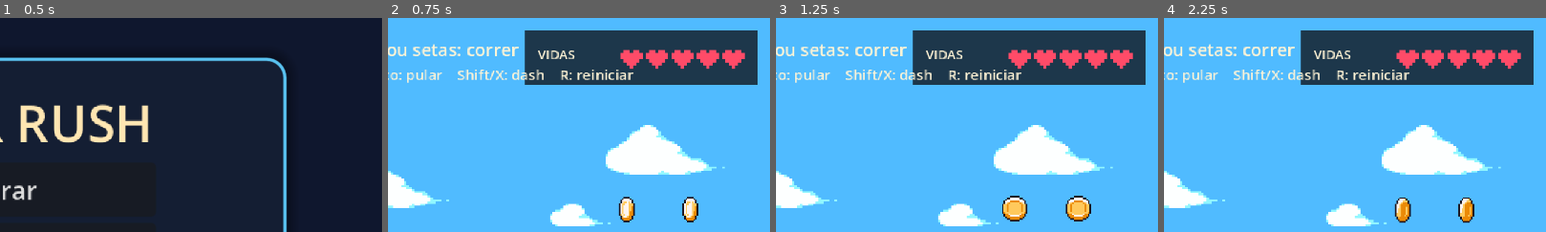
Above: before the commit, frames 1-4 (left to right).
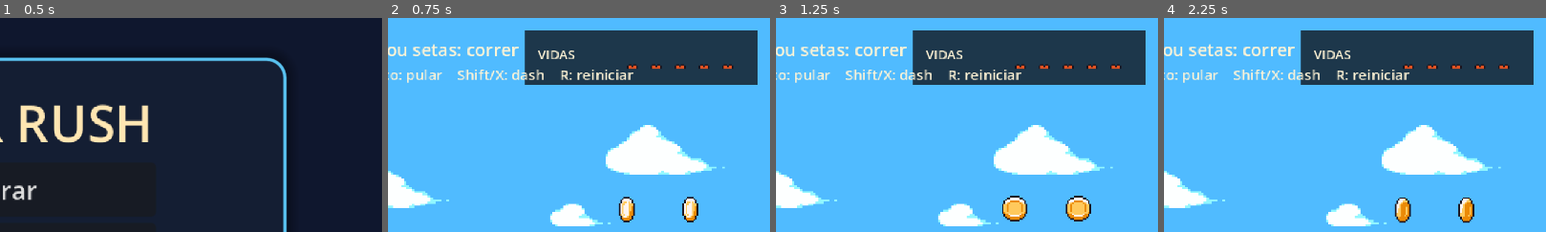
Above: after the commit, the same moments.

Repository: D124R/SuperRush
Game: Godot game, scene res://scenes/title_screen.tscn
The game is run twice, just before and just after one commit, with the same random seed, the same clock (stepped at 60 frames per second) and the same inputs.
Inputs:
- Up to frame 1 (0.5 s): no input
- Up to frame 2 (0.75 s): click "Entrar" at 0.5 s
- Up to frame 3 (1.25 s): no input
- Up to frame 4 (2.25 s): tap Enter at 1.25 s; hold W from 1.28 s (still down); tap Shift (dash) at 1.35 s; tap Space (jump) at 1.52 s; tap R at 2.1 s
The pictures show only the part of the screen within x 50-100%, y 0-50%; the shares and areas given below are measured in that part.

Frame 1 is identical in both runs. In frame 2, 2.0% of the frame differs, in the area x 60-94%, y 14-25%; in frame 3, 2.0%; in frame 4, 2.0%.

Commit message:
Use supplied HUD and damage sprites
Co-authored-by: Copilot <223556219+Copilot@users.noreply.github.com>

Diff:
--- a/src/game.gd
+++ b/src/game.gd
@@ -452,6 +452,7 @@
 	death_count += 1
 	lives = maxi(lives - 1, 0)
 	player.respawn(checkpoint_position)
+	player.play_hurt()
 	damage_cooldown = DAMAGE_COOLDOWN
 	player.sprite.visible = true
 	if is_instance_valid(damage_flash):
--- a/src/life_meter.gd
+++ b/src/life_meter.gd
@@ -1,19 +1,9 @@
 extends Control
 
 const LIFE_COUNT: int = 5
-const PIXEL_SIZE: float = 2.0
-const HEART_ROWS: Array[String] = [
-	"0110110",
-	"1111111",
-	"1111111",
-	"0111110",
-	"0011100",
-	"0001000",
-]
-const HEART_COLORS: Array[Color] = [
-	Color("#ff4b68"),
-	Color("#625563"),
-]
+const HEART_TEXTURE: Texture2D = preload("res://assets/Mini FX, Items & UI/Mini FX, Items & UI/Common Pick-ups/Heart_Spin (16 x 16).png")
+const HEART_SIZE := Vector2(12.0, 12.0)
+const HEART_GAP := 3.0
 
 var current_lives: int = LIFE_COUNT
 
@@ -24,17 +14,12 @@
 
 
 func _draw() -> void:
-	var heart_width: float = HEART_ROWS[0].length() * PIXEL_SIZE
 	for heart_index in range(LIFE_COUNT):
-		var offset_x: float = heart_index * (heart_width + PIXEL_SIZE)
-		var color: Color = HEART_COLORS[0] if heart_index < current_lives else HEART_COLORS[1]
-		for row in range(HEART_ROWS.size()):
-			for column in range(HEART_ROWS[row].length()):
-				if HEART_ROWS[row][column] == "1":
-					draw_rect(
-						Rect2(
-							Vector2(offset_x + column * PIXEL_SIZE, row * PIXEL_SIZE),
-							Vector2(PIXEL_SIZE, PIXEL_SIZE)
-						),
-						color
-					)
+		var offset_x: float = heart_index * (HEART_SIZE.x + HEART_GAP)
+		var tint := Color.WHITE if heart_index < current_lives else Color(0.24, 0.27, 0.32, 0.85)
+		draw_texture_rect_region(
+			HEART_TEXTURE,
+			Rect2(Vector2(offset_x, 0), HEART_SIZE),
+			Rect2(Vector2.ZERO, HEART_SIZE),
+			tint
+		)
--- a/src/player.gd
+++ b/src/player.gd
@@ -6,6 +6,7 @@
 const IDLE_TEXTURE: Texture2D = preload("res://assets/Sprite Pack 2/Sprite Pack 2/2 - Mr. Mochi/Idle (32 x 32).png")
 const RUN_TEXTURE: Texture2D = preload("res://assets/Sprite Pack 2/Sprite Pack 2/2 - Mr. Mochi/Running (32 x 32).png")
 const JUMP_TEXTURE: Texture2D = preload("res://assets/Sprite Pack 2/Sprite Pack 2/2 - Mr. Mochi/Jumping (32 x 32).png")
+const HURT_TEXTURE: Texture2D = preload("res://assets/Sprite Pack 2/Sprite Pack 2/2 - Mr. Mochi/Hurt (32 x 32).png")
 
 const RUN_SPEED: float = 285.0
 const ACCELERATION: float = 1900.0
@@ -26,9 +27,11 @@
 var dash_timer: float = 0.0
 var dash_cooldown_timer: float = 0.0
 var run_has_started: bool = false
+var hurt_timer: float = 0.0
 
 
 func _physics_process(delta: float) -> void:
+	hurt_timer = maxf(hurt_timer - delta, 0.0)
 	var direction: float = Input.get_axis("move_left", "move_right")
 	if direction != 0.0:
 		facing = signf(direction)
@@ -81,6 +84,11 @@
 	dash_timer = 0.0
 
 
+func play_hurt() -> void:
+	hurt_timer = 0.3
+	_set_sprite(HURT_TEXTURE, 1)
+
+
 func _start_run() -> void:
 	if run_has_started:
 		return
@@ -90,6 +98,9 @@
 
 func _update_animation(direction: float) -> void:
 	sprite.flip_h = facing < 0.0
+	if hurt_timer > 0.0:
+		_set_sprite(HURT_TEXTURE, 1)
+		return
 	if not is_on_floor():
 		_set_sprite(JUMP_TEXTURE, 1)
 	elif absf(direction) > 0.0:
